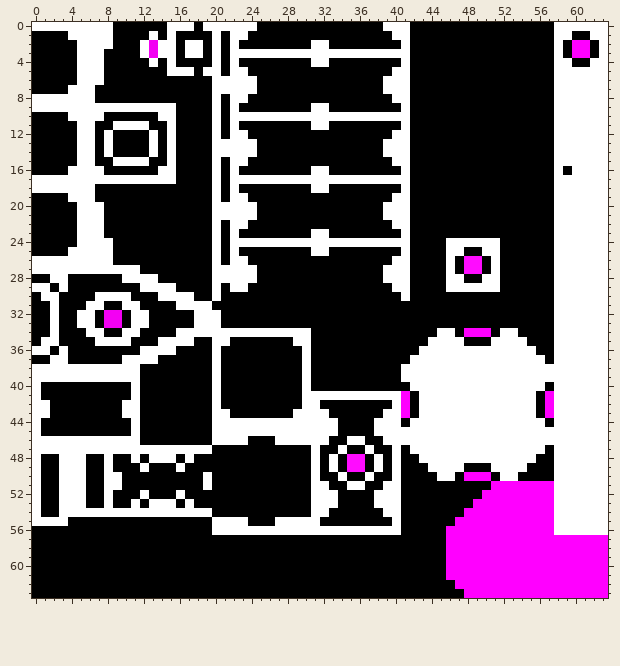
A pixel-art sprite gets an edit: Assets/02.Texture/Towers/RocketLauncher.png. Above, as it was before the edit.
The file is 64x64 pixels. Colours within 5 levels of each other are drawn and written as one.
The same view after the edit:
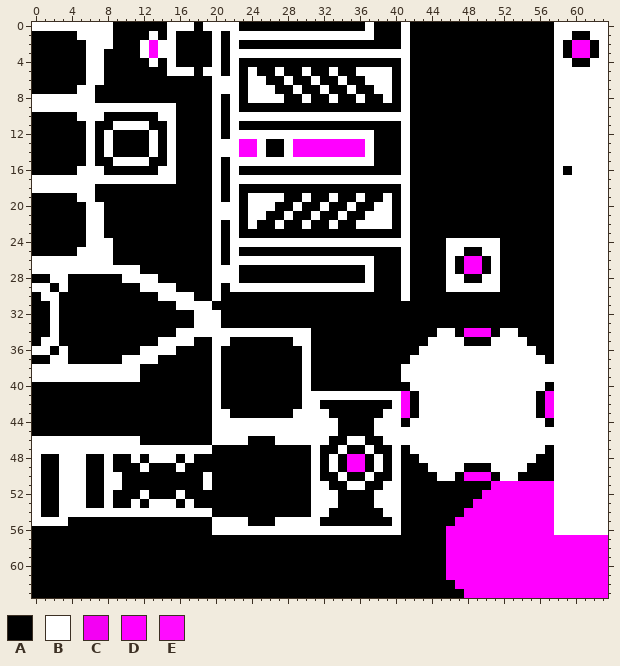
Palette (. is transparent): A #000000  B #ffffff  C #f300f3  D #ff00ff  E #ff0cff
The edit:
Changed rows in their new state; - is an unchanged pixel.
first column x 4:
 0 -------------------AA------------B-AA---------
 1 A-------------------BBBBBBBBBBBBBB--A---------
 2 -A-------D---AA------------AA-----------------
 3 -A-------D---AA-------------------------------
 4 -A-------------------------AA-----------------
 5 -A-----------------AB--B--B--B--BBBBA---------
 6 -A-----------------A-B--B--B--B--BB-A---------
 7 A------------------A-BB--B--B--B--B-A---------
 8 -------------------ABBBB--B--B--B--BA---------
 9 ---------------------------AA-----------------
10 A---------------------------------------------
11 -A-------------------------AA-----------------
12 -A------------------BBBBBBBBBBBBBB--A---------
13 -A-----------------DDB--BDDDDDDDDB-AA---------
14 -A-----------------DDB--BDDDDDDDDB-AA---------
15 -A------------------BBBBBBBBBBBBBB--A---------
16 A--------------------------AA-----------------
18 ---------------------------AA-----------------
19 A------------------ABBBB--B--B--B--BA---------
20 -A-----------------A-BB--B--B--B--B-A---------
21 -A-----------------A-B--B--B--B--BB-A---------
22 -A-----------------AB--B--B--B--BBBBA---------
23 -A-------------------------AA-----------------
24 -A--------------------------------------------
25 A--------------------------AA-----------------
26 --------------------BBBBBBBBBBBBBB--A-------DD
27 -------------------AA------------B-AA-------DD
28 -------------------AA------------B-AA---------
29 --------------------BBBBBBBBBBBBBB--A---------
30 ---AAAA---------------------------------------
31 --AA--AA--------------------------------------
32 -AA-AA-AA-------------------------------------
33 -AA-AA-AA-------------------------------------
34 --AA--AA--------------------------------------
35 ---AAAA---------------------------------------
first column x 0:
40 A----------A-------------------------
41 A----------A-------------------------
42 AA--------AA-------------------------
43 AA--------AA-------------------------
44 A----------A-------------------------
45 A----------A-------------------------
48 -----------------------------------DD
49 -----------------------------------DD
Where, in picture pixels (left, top, right, bottom), the same in both pictures:
changed: (149, 22, 401, 292)
changed: (68, 31, 86, 256)
changed: (464, 256, 482, 274)
changed: (77, 292, 149, 346)
changed: (32, 382, 50, 436)
changed: (122, 382, 140, 436)
changed: (347, 454, 365, 472)
